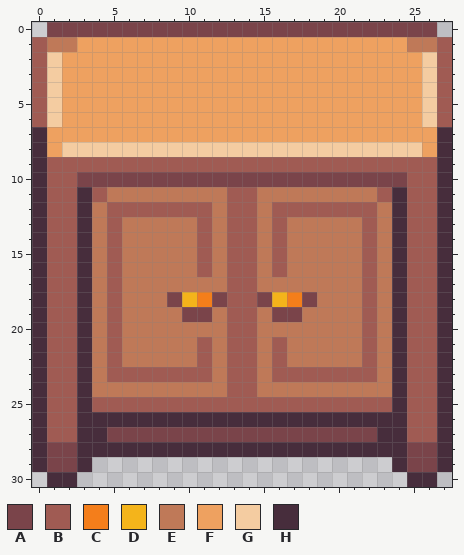
Edited in one commit: pixel-art sprite (assets/sprites/wardrobe.png). That is the earlier state.
The file is 28x31 pixels.
Palette (. is transparent): A #7a444a  B #a05b53  C #f47e1b  D #f4b41b  E #bf7958  F #eea160  G #f4cca1  H #472d3c
The result:
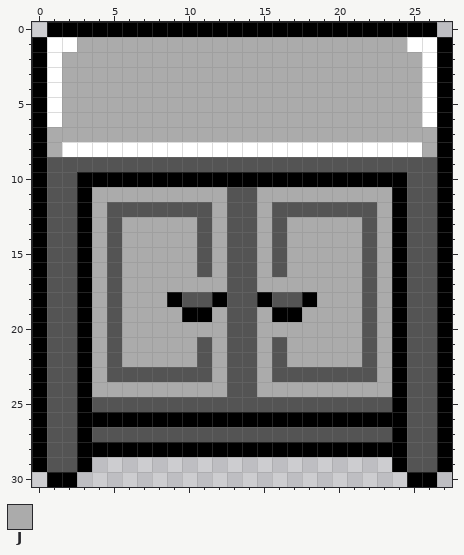
Colours new in this view: J #ababab
Edits made:
@@ palette @@
-B #a05b53
+B #545454
-G #f4cca1
+G #ffffff
-H #472d3c
+H #000000
@@ x 0..27 @@
- 0 .AAAAAAAAAAAAAAAAAAAAAAAAAA.
- 1 BEEFFFFFFFFFFFFFFFFFFFFFFEEB
- 2 BGFFFFFFFFFFFFFFFFFFFFFFFFGB
- 3 BGFFFFFFFFFFFFFFFFFFFFFFFFGB
- 4 BGFFFFFFFFFFFFFFFFFFFFFFFFGB
- 5 BGFFFFFFFFFFFFFFFFFFFFFFFFGB
- 6 BGFFFFFFFFFFFFFFFFFFFFFFFFGB
- 7 HFFFFFFFFFFFFFFFFFFFFFFFFFFH
- 8 HFGGGGGGGGGGGGGGGGGGGGGGGGFH
+ 0 .HHHHHHHHHHHHHHHHHHHHHHHHHH.
+ 1 HGGJJJJJJJJJJJJJJJJJJJJJJGGH
+ 2 HGJJJJJJJJJJJJJJJJJJJJJJJJGH
+ 3 HGJJJJJJJJJJJJJJJJJJJJJJJJGH
+ 4 HGJJJJJJJJJJJJJJJJJJJJJJJJGH
+ 5 HGJJJJJJJJJJJJJJJJJJJJJJJJGH
+ 6 HGJJJJJJJJJJJJJJJJJJJJJJJJGH
+ 7 HJJJJJJJJJJJJJJJJJJJJJJJJJJH
+ 8 HJGGGGGGGGGGGGGGGGGGGGGGGGJH
  9 HBBBBBBBBBBBBBBBBBBBBBBBBBBH
-10 HBBAAAAAAAAAAAAAAAAAAAAAABBH
-11 HBBHBEEEEEEEEBBEEEEEEEEBHBBH
-12 HBBHEBBBBBBBEBBEBBBBBBBEHBBH
-13 HBBHEBEEEEEBEBBEBEEEEEBEHBBH
-14 HBBHEBEEEEEBEBBEBEEEEEBEHBBH
-15 HBBHEBEEEEEBEBBEBEEEEEBEHBBH
-16 HBBHEBEEEEEBEBBEBEEEEEBEHBBH
-17 HBBHEBEEEEEEEBBEEEEEEEBEHBBH
-18 HBBHEBEEEADCABBADCAEEEBEHBBH
-19 HBBHEBEEEEAAEBBEAAEEEEBEHBBH
-20 HBBHEBEEEEEEEBBEEEEEEEBEHBBH
-21 HBBHEBEEEEEBEBBEBEEEEEBEHBBH
-22 HBBHEBEEEEEBEBBEBEEEEEBEHBBH
-23 HBBHEBBBBBBBEBBEBBBBBBBEHBBH
-24 HBBHEEEEEEEEEBBEEEEEEEEEHBBH
+10 HBBHHHHHHHHHHHHHHHHHHHHHHBBH
+11 HBBHJJJJJJJJJBBJJJJJJJJJHBBH
+12 HBBHJBBBBBBBJBBJBBBBBBBJHBBH
+13 HBBHJBJJJJJBJBBJBJJJJJBJHBBH
+14 HBBHJBJJJJJBJBBJBJJJJJBJHBBH
+15 HBBHJBJJJJJBJBBJBJJJJJBJHBBH
+16 HBBHJBJJJJJBJBBJBJJJJJBJHBBH
+17 HBBHJBJJJJJJJBBJJJJJJJBJHBBH
+18 HBBHJBJJJHBBHBBHBBHJJJBJHBBH
+19 HBBHJBJJJJHHJBBJHHJJJJBJHBBH
+20 HBBHJBJJJJJJJBBJJJJJJJBJHBBH
+21 HBBHJBJJJJJBJBBJBJJJJJBJHBBH
+22 HBBHJBJJJJJBJBBJBJJJJJBJHBBH
+23 HBBHJBBBBBBBJBBJBBBBBBBJHBBH
+24 HBBHJJJJJJJJJBBJJJJJJJJJHBBH
 25 HBBHBBBBBBBBBBBBBBBBBBBBHBBH
 26 HBBHHHHHHHHHHHHHHHHHHHHHHBBH
-27 HBBHHAAAAAAAAAAAAAAAAAAHHBBH
-28 HAAHHHHHHHHHHHHHHHHHHHHHHAAH
-29 HAAH....................HAAH
+27 HBBHBBBBBBBBBBBBBBBBBBBBHBBH
+28 HBBHHHHHHHHHHHHHHHHHHHHHHBBH
+29 HBBH....................HBBH
 30 .HH......................HH.
Pixel boxes of the changes (left, top, right, bottom) in both pictures:
changed: (32, 22, 452, 487)
